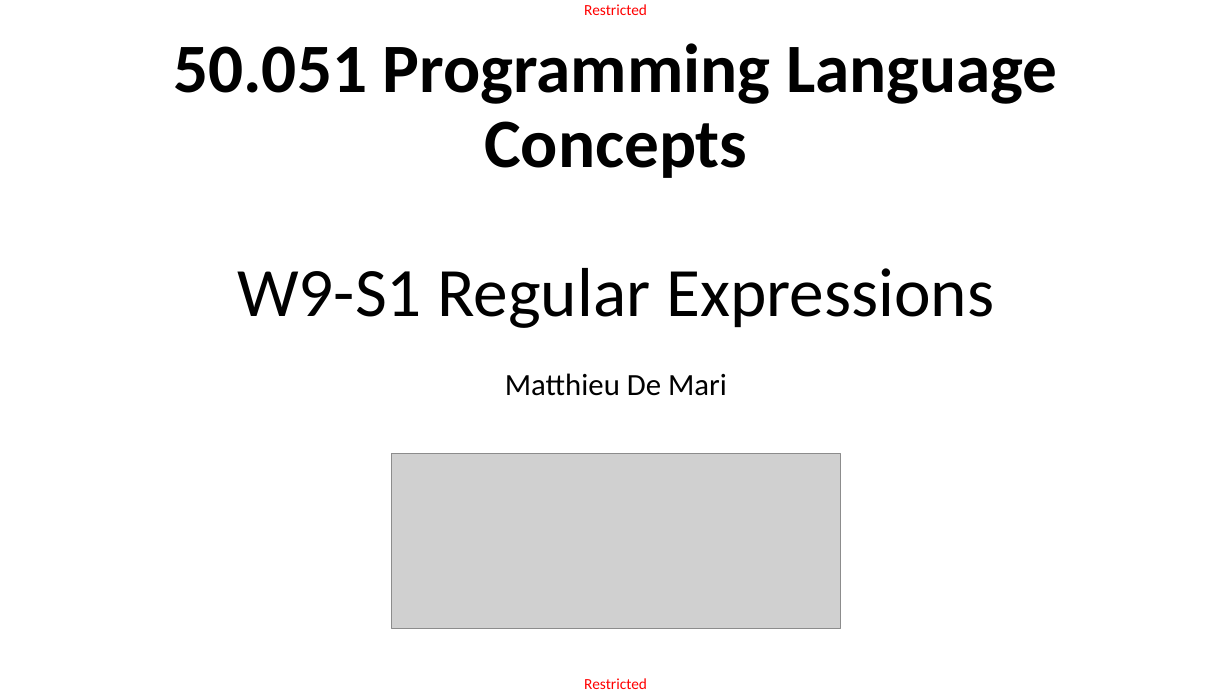
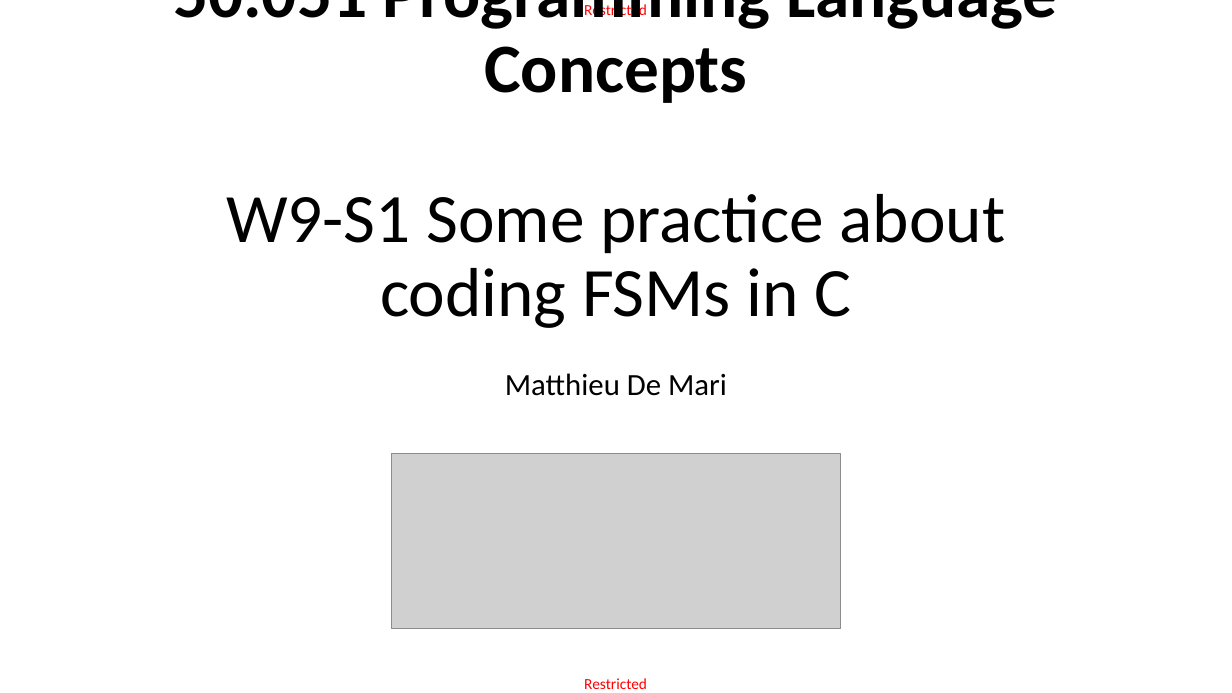
Before and after one commit to matthieudemari/SUTD_PLC_50_051, a slide deck: slide 1 of W9/W9S1/W9S1.pptx. Drawn at 1232x693 pixels with LibreOffice and Linux fonts; fonts in the diff are those of the drawing; grey boxes stand for pictures. Boxes give left, top, right and bottom in pixels: in the first picture for what was removed or moved away, otherwise in the second. Text is boxed around its words. In the diff, an @@ line names an element or a change of style, - is before the commit and + after.

```diff
--- a/W9/W9S1/W9S1.pptx
+++ b/W9/W9S1/W9S1.pptx
@@ title at (x1=173, y1=0, x2=1058, y2=328): text changed; bold off @@
-50.051 Programming Language Concepts
-W9-S1 Regular Expressions
+50.051 Programming Language Concepts
+W9-S1 Some practice about
+coding FSMs in C
```
Also in this commit, not shown: 1 other slide changed, 28 slides added, 9 other files.
